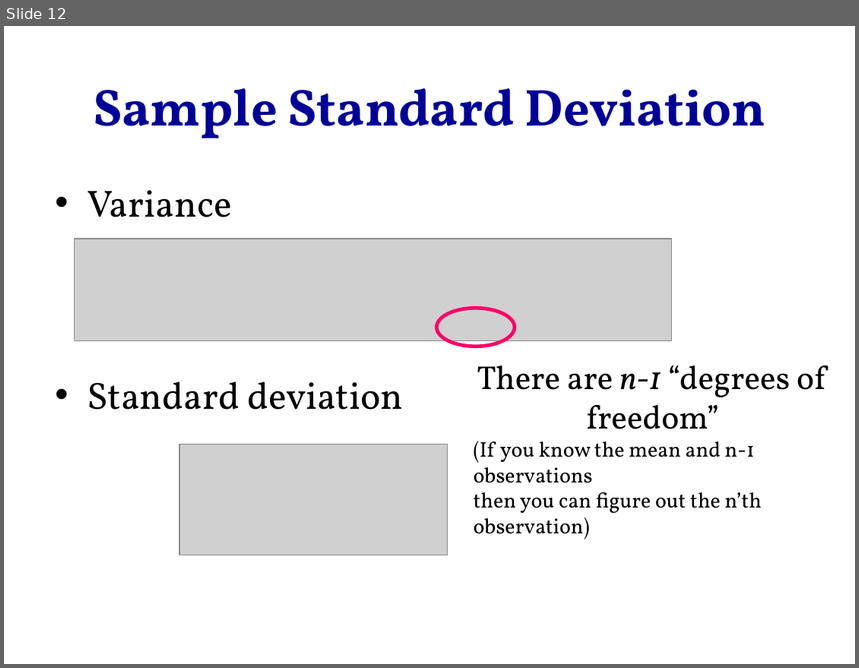
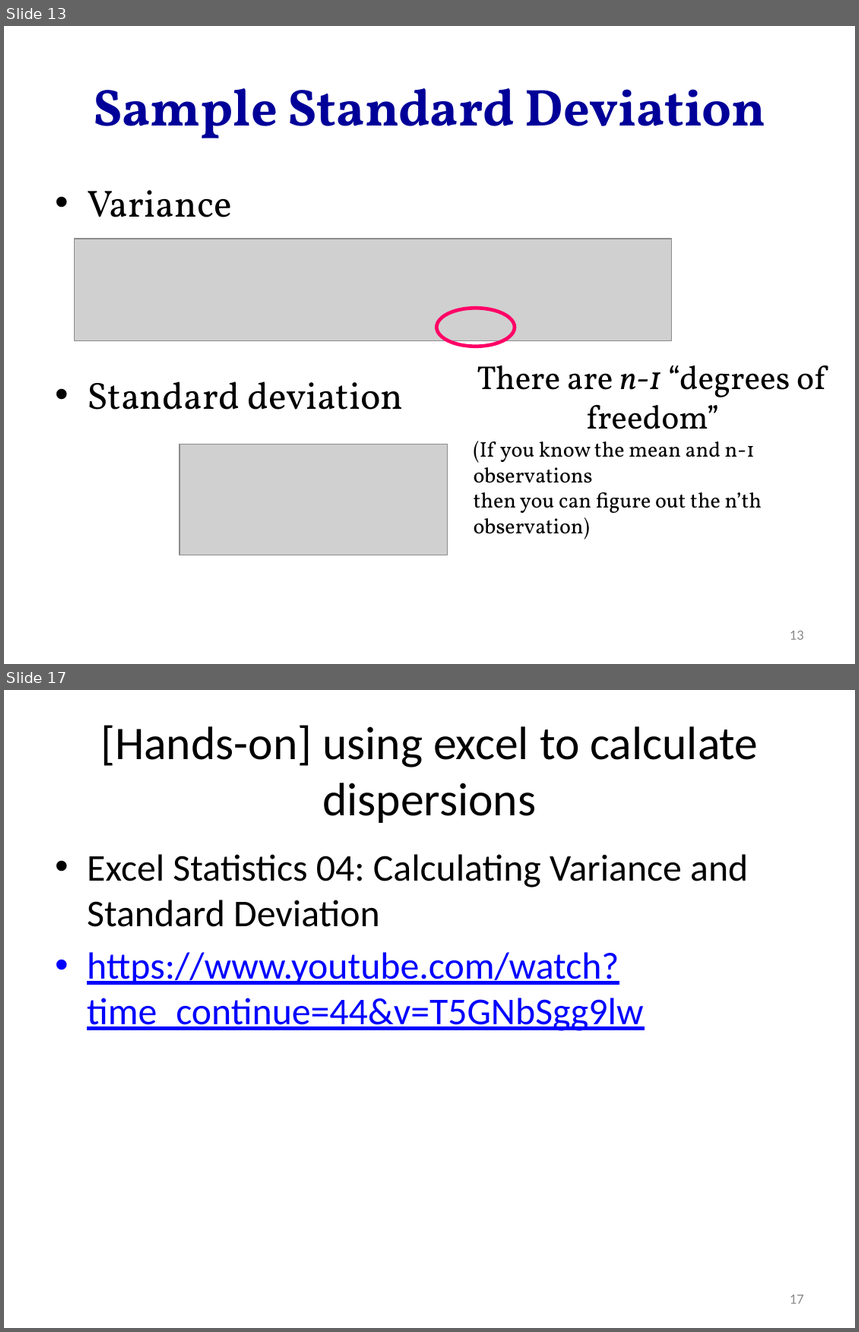
Before and after one commit to hejibo/Psychological-Statistics, a slide deck: Lecture 3- Measure of Dispersion/Lecture 3- Measure of Dispersion.pptx. Shown one above the other, each under a label of ours: slide 12 before the commit, slides 13 and 17 after it; the slides between them are not shown. The pictures are 859x668 and 859x1332 pixels, drawn with LibreOffice and Linux fonts; fonts in the diff are those of the drawing; grey boxes stand for pictures. Boxes give left, top, right and bottom in pixels: in the first picture for what was removed or moved away, otherwise in the second. Text is boxed around its words. In the diff, an @@ line names an element or a change of style, - is before the commit and + after.

Commit message:
update on lecture 3-measure of dispersions

```diff
--- a/Lecture 3- Measure of Dispersion/Lecture 3- Measure of Dispersion.pptx
+++ b/Lecture 3- Measure of Dispersion/Lecture 3- Measure of Dispersion.pptx
@@ slide 17 added at bbox=[4, 690, 855, 1328], background #FFFFFF @@
@@ title added at bbox=[101, 725, 758, 823], 39.6 pt, text #000000 @@
+[Hands-on] using excel to calculate dispersions
@@ text added at bbox=[87, 854, 748, 1031], 32 pt, text #0000FF, underline @@
+• Excel Statistics 04: Calculating Variance and Standard Deviation
+• https://www.youtube.com/watch?time_continue=44&v=T5GNbSgg9lw
@@ page number added at bbox=[790, 1295, 804, 1304], 12 pt, text #8C8C8C @@
+17
@@ what was slide 12 is now slide 13 @@
@@ slide 13 changed as well @@
@@ page number added at bbox=[790, 631, 804, 640], 12 pt, text #8C8C8C @@
+13
```
Also in this commit, not shown: 11 other slides changed, 8 other slides added, 13 other files.
